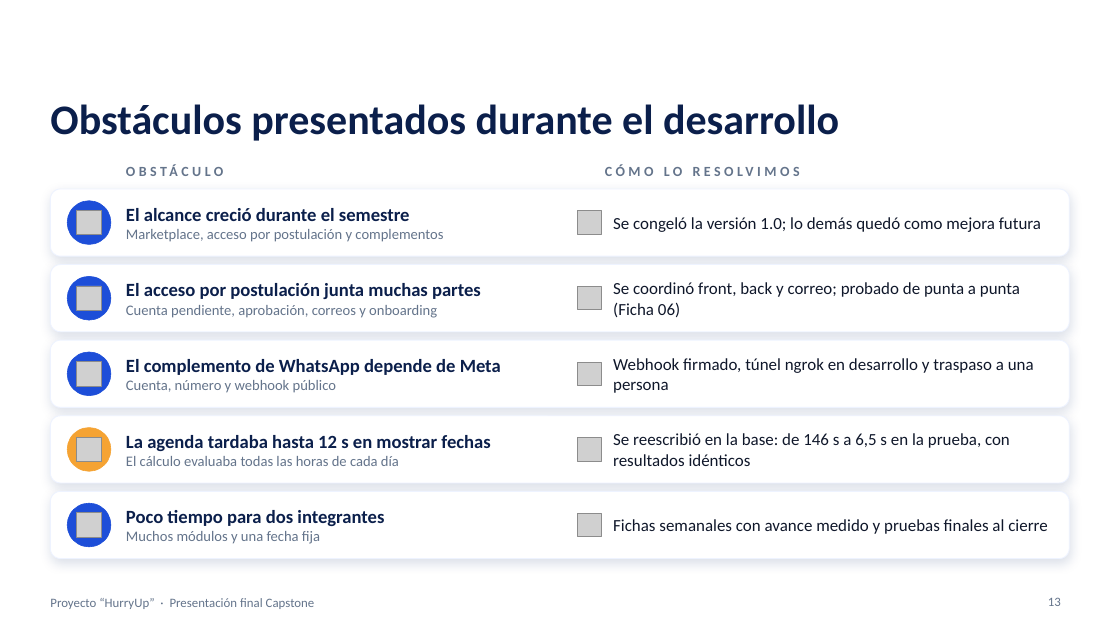
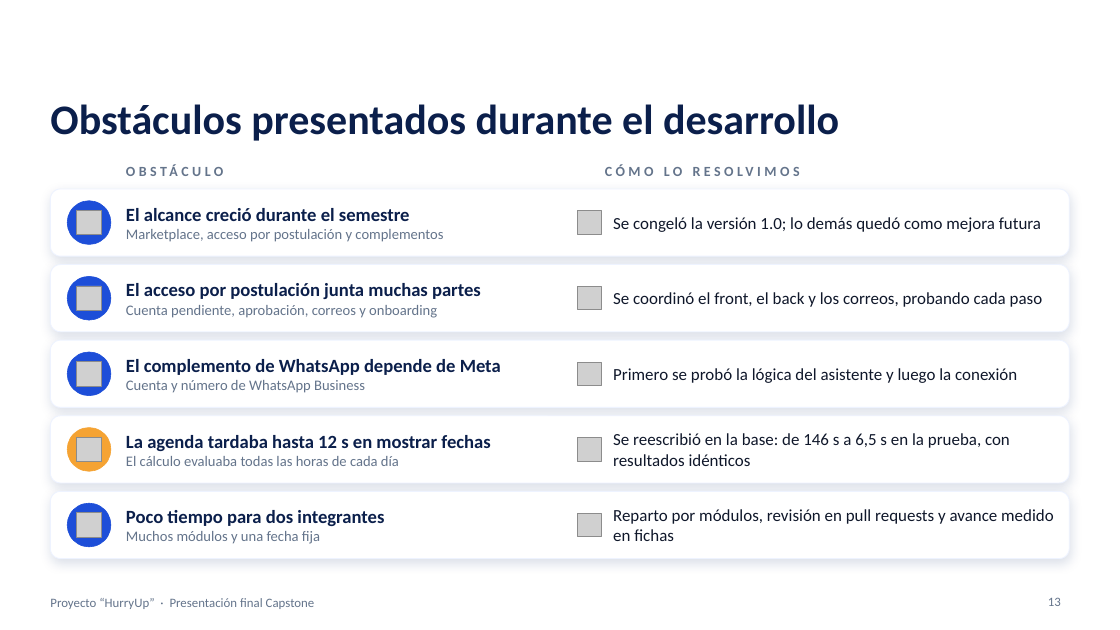
Before and after one commit to Vichobustosss/2026_2_BUSTOS-HEREDIA_CASPTONE_002D_GRUPO_006, a slide deck: slide 13 of Fase 3/Evidencias Grupales/Presentacion_Final_Capstone_HurryUp_GRUPO06.pptx. Drawn at 1120x630 pixels with LibreOffice and Linux fonts; fonts in the diff are those of the drawing; grey boxes stand for pictures; background and template pictures are left out. Boxes give left, top, right and bottom in pixels: in the first picture for what was removed or moved away, otherwise in the second. Text is boxed around its words. In the diff, an @@ line names an element or a change of style, - is before the commit and + after.

```diff
--- a/Fase 3/Evidencias Grupales/Presentacion_Final_Capstone_HurryUp_GRUPO06.pptx
+++ b/Fase 3/Evidencias Grupales/Presentacion_Final_Capstone_HurryUp_GRUPO06.pptx
@@ text at (x1=613, y1=292, x2=1043, y2=307): text changed @@
-Se coordinó front, back y correo; probado de punta a punta (Ficha 06)
+Se coordinó el front, el back y los correos, probando cada paso
@@ text at (x1=126, y1=380, x2=365, y2=393): text changed @@
-Cuenta, número y webhook público
+Cuenta y número de WhatsApp Business
@@ text at (x1=613, y1=368, x2=1017, y2=383): text changed @@
-Webhook firmado, túnel ngrok en desarrollo y traspaso a una persona
+Primero se probó la lógica del asistente y luego la conexión
@@ text at (x1=613, y1=509, x2=1054, y2=541): text changed @@
-Fichas semanales con avance medido y pruebas finales al cierre
+Reparto por módulos, revisión en pull requests y avance medido en fichas
```
Also in this commit, not shown: 4 other slides changed, 1 other file.
